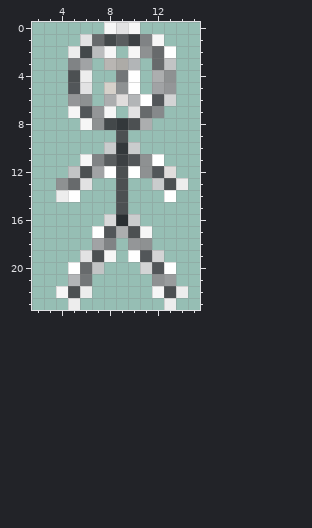
One commit to this pixel-art sprite: olympos/chronos/scr/applications/requirements/gui/img/24x24/ChiBusinessPartnerPassive.png. The picture above is the old version.
The file is 19x24 pixels. Colours within 5 levels of each other are drawn and written as one. Shown: x 2..15, y 0..23.
And afterwards:
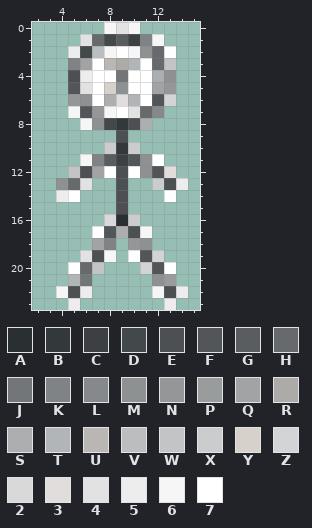
Palette (. is transparent): A #2a2f32  B #33383b  C #3c4043  D #43484a  E #4c5052  F #525659  G #595d5f  H #676a6c  J #737678  K #808385  L #86898b  M #8e9192  N #949698  P #999c9d  Q #a1a3a5  R #adaba7  S #acaeaf  T #b2b5b7  U #b9b6b3  V #bbbdbe  W #c2c4c5  X #cacccd  Y #d6d1ca  Z #d3d4d5  2 #d9d9da  3 #e0dddc  4 #e2e2e3  5 #ededed  6 #f6f6f6  7 #ffffff
From old to new:
Colour 7 is added in row 2 at x 9; in row 3 at x 7 and 11; in row 4 at x 7 to 8 and 11; in row 5 at x 7 and 11; in row 6 at x 7; in row 7 at x 9.
Changed places in both pictures, as pixel boxes (x1, y1, x2, y2):
added: (92, 46, 152, 118)
